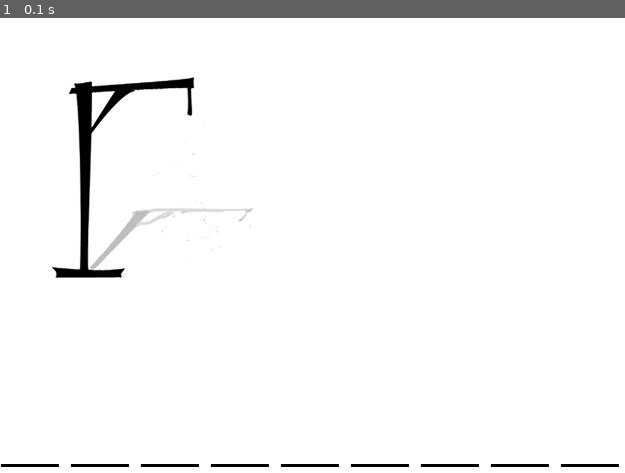
Above: before the commit, frame 1.
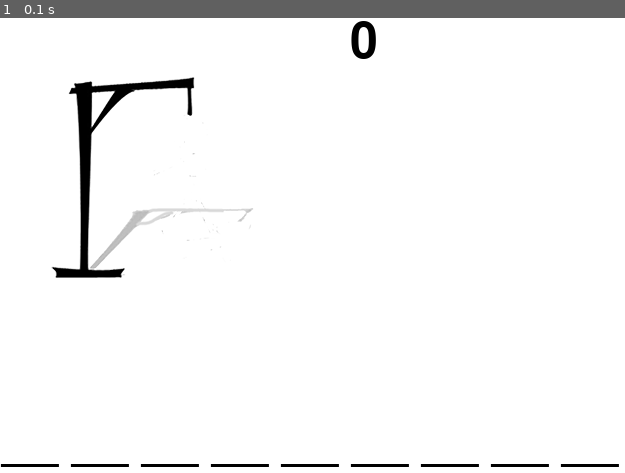
Above: after the commit, the same moment.

Repository: S-Achilleas/hangman-pygame
Game: pygame game, started from hangman.py
The game is run twice, just before and just after one commit, with the same random seed, the same clock (stepped at 60 frames per second) and the same inputs.
Inputs:
- Up to frame 1 (0.1 s): no input

The runs differ from the first frame. In frame 1, 0.2% of the frame differs, in the area x 56-61%, y 0-10%.

Commit message:
added another function to see if the user won and to count the score

Diff:
--- a/hangman.py
+++ b/hangman.py
@@ -40,6 +40,17 @@
         text = font.render(display, True, (0, 0, 0))
         window.blit(text, (0, 500))
 
+    def Game_over(self):
+        display = ''
+        for letter in self.word:
+            if letter in self.guessed_letters:
+                display += letter + "  "
+            else:
+                display += '__ '
+        if "__" not in display:
+            return True
+        return False
+
 class Hangman:
     def __init__(self, word):
         self.word = word
@@ -62,8 +73,11 @@
 run = True
 wrd = Word(pick_word())
 hangman = Hangman(wrd.word)
+score = 0
 while run:
     window.fill((255, 255, 255))  # Clear screen
+    text = font.render(str(score), True, (0, 0, 0))
+    window.blit(text, (350, 0))
     for event in pygame.event.get():
         if event.type == pygame.QUIT:
             run = False
@@ -83,7 +97,10 @@
 
     # Check for game over
     if hangman.game_over():
-        print("Game Over! The word was:", wrd.word)
-        run = False
-
+        wrd = Word(pick_word())
+        hangman = Hangman(wrd.word)
+    elif wrd.Game_over():
+        wrd = Word(pick_word())
+        hangman = Hangman(wrd.word)
+        score += 1
     pygame.display.update()
